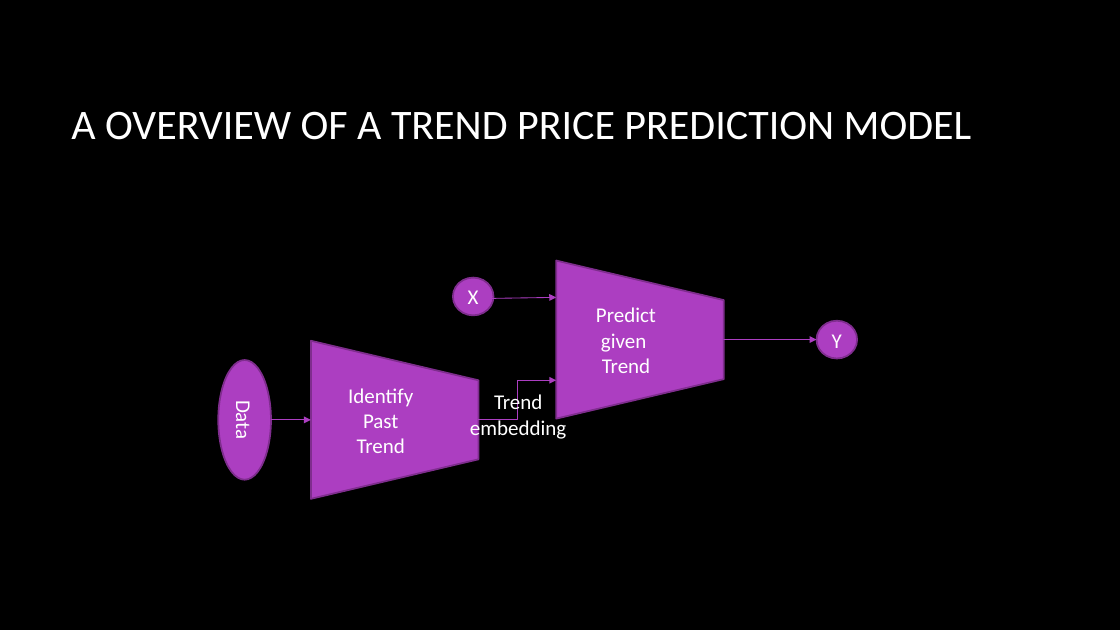
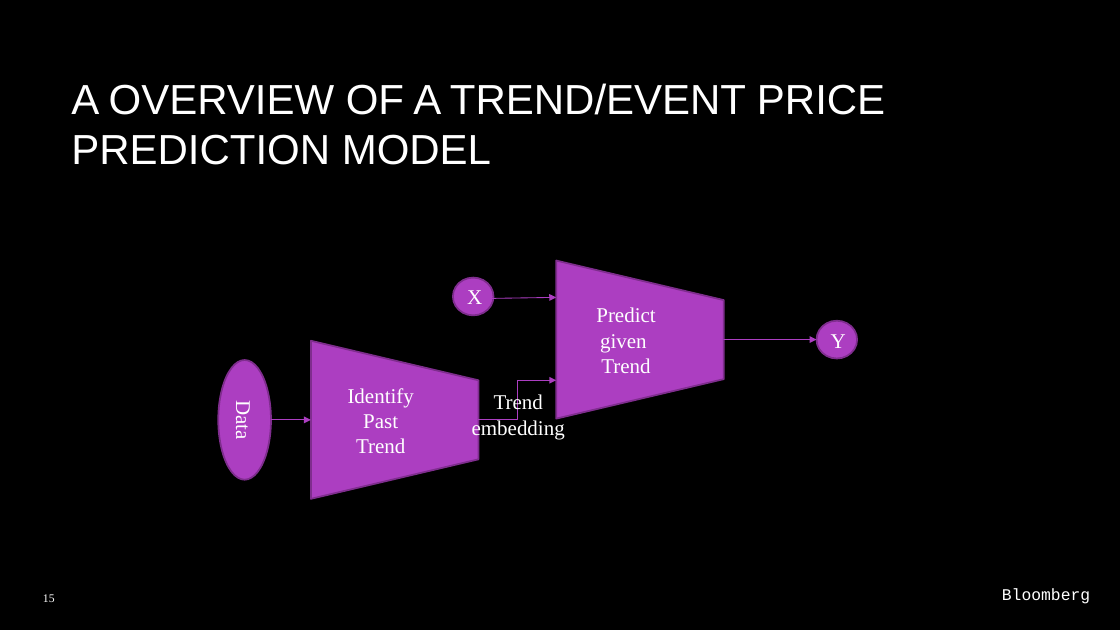
Before and after one commit to ashleysmart/mlgym, a slide deck: slide 15 of stock_price/CrypotHackaton.pptx. Drawn at 1120x630 pixels with LibreOffice and Linux fonts; fonts in the diff are those of the drawing; background and template pictures are left out. Boxes give left, top, right and bottom in pixels: in the first picture for what was removed or moved away, otherwise in the second. Text is boxed around its words. In the diff, an @@ line names an element or a change of style, - is before the commit and + after.

```diff
--- a/stock_price/CrypotHackaton.pptx
+++ b/stock_price/CrypotHackaton.pptx
@@ title at (x1=71, y1=83, x2=885, y2=165): text changed; font Calibri to Arial @@
-A OVERVIEW OF A TREND PRICE PREDICTION MODEL
+A OVERVIEW OF A TREND/EVENT PRICE PREDICTION MODEL
@@ font Calibri to Times New Roman in 6 elements at (x1=557, y1=261, x2=724, y2=419), (x1=453, y1=277, x2=493, y2=315), (x1=311, y1=341, x2=478, y2=499), (x1=817, y1=321, x2=857, y2=359), (x1=218, y1=360, x2=271, y2=480), (x1=472, y1=393, x2=565, y2=439) @@
@@ page number added at (x1=43, y1=594, x2=55, y2=602), 10 pt, text #FFFFFF @@
+15
@@ text added at (x1=1002, y1=588, x2=1090, y2=604), 14 pt, text #FFFFFF @@
+Bloomberg
```
Also in this commit, not shown: 26 other slides changed, 3 slides added, 2 slides removed, 3 other files.
